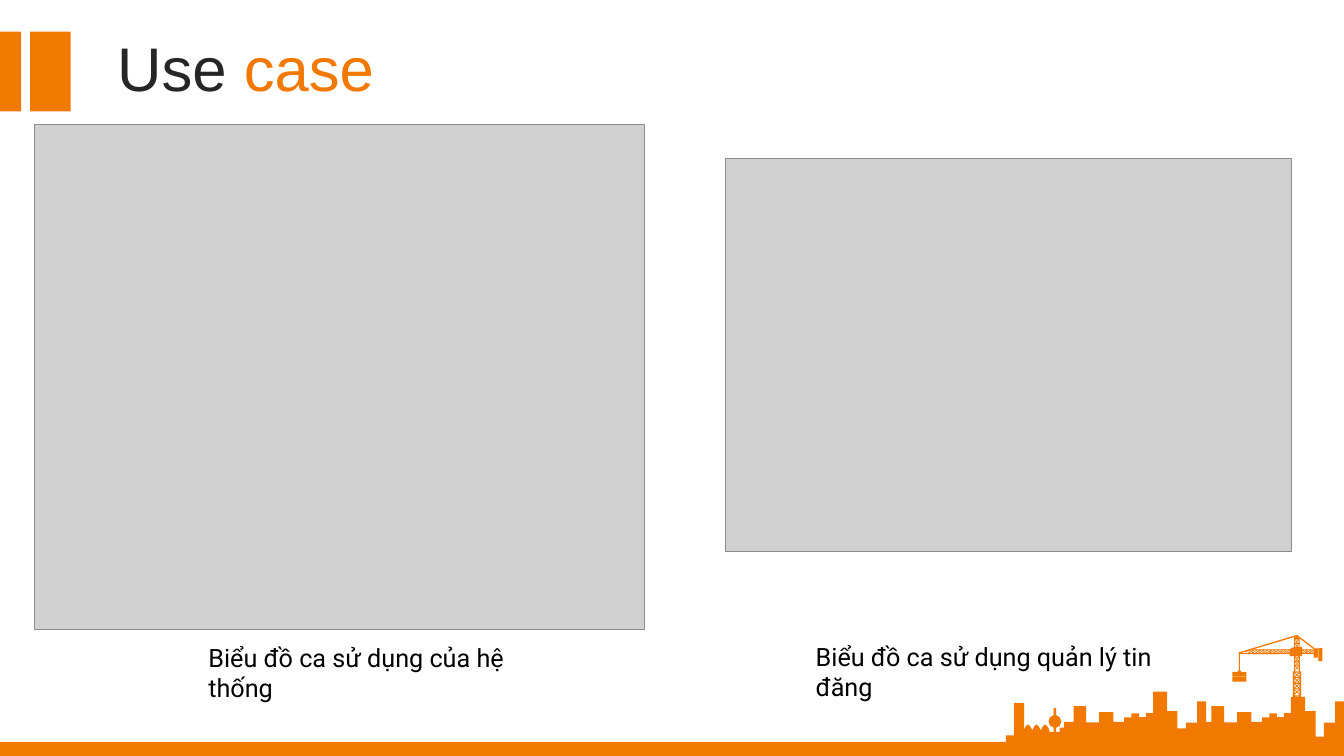
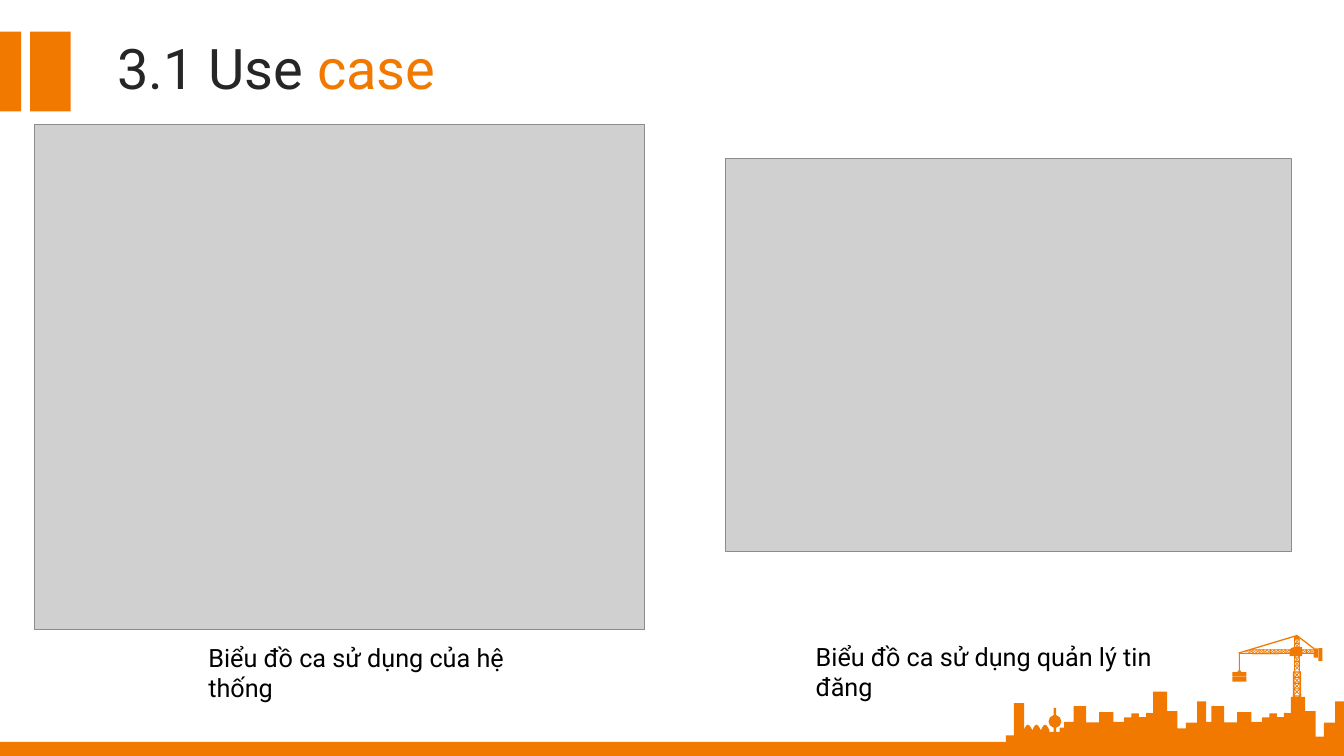
Before and after one commit to datmeo186305/DATN, a slide deck: slide 7 of SLIDE/NguyenTienDat_160702122_slide.pptx (slide 6 before the commit). Drawn at 1344x756 pixels with LibreOffice and Linux fonts; fonts in the diff are those of the drawing; grey boxes stand for pictures. Boxes give left, top, right and bottom in pixels: in the first picture for what was removed or moved away, otherwise in the second. Text is boxed around its words. In the diff, an @@ line names an element or a change of style, - is before the commit and + after.

```diff
--- a/SLIDE/NguyenTienDat_160702122_slide.pptx
+++ b/SLIDE/NguyenTienDat_160702122_slide.pptx
@@ text at box(117, 48, 435, 90): text changed; size 44 to 40 pt; font Arial to Roboto; text colour #F27900 to #262626 @@
-Use case
+3.1 Use case
```
Also in this commit, not shown: 6 other slides changed, 4 slides added, 2 slides removed.
